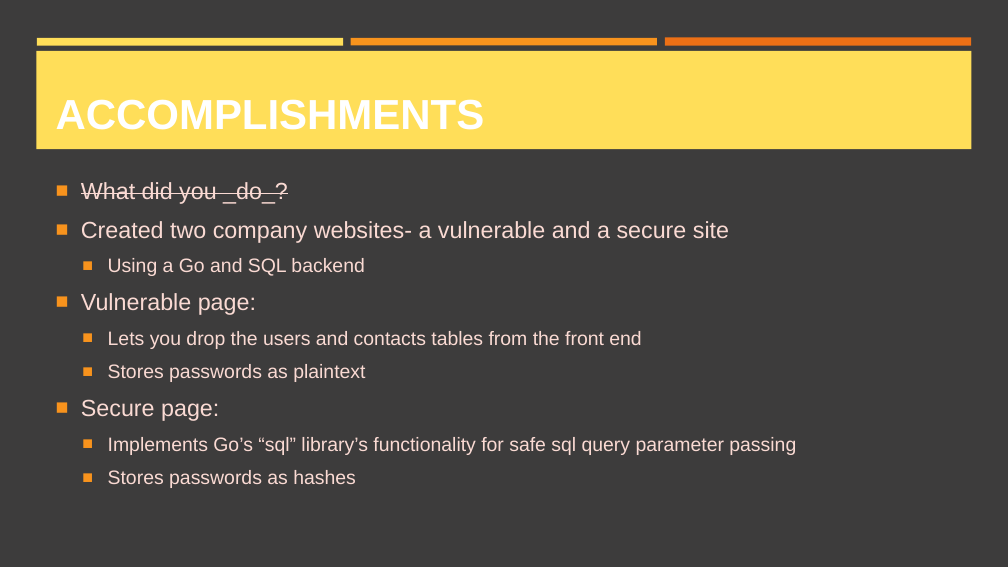
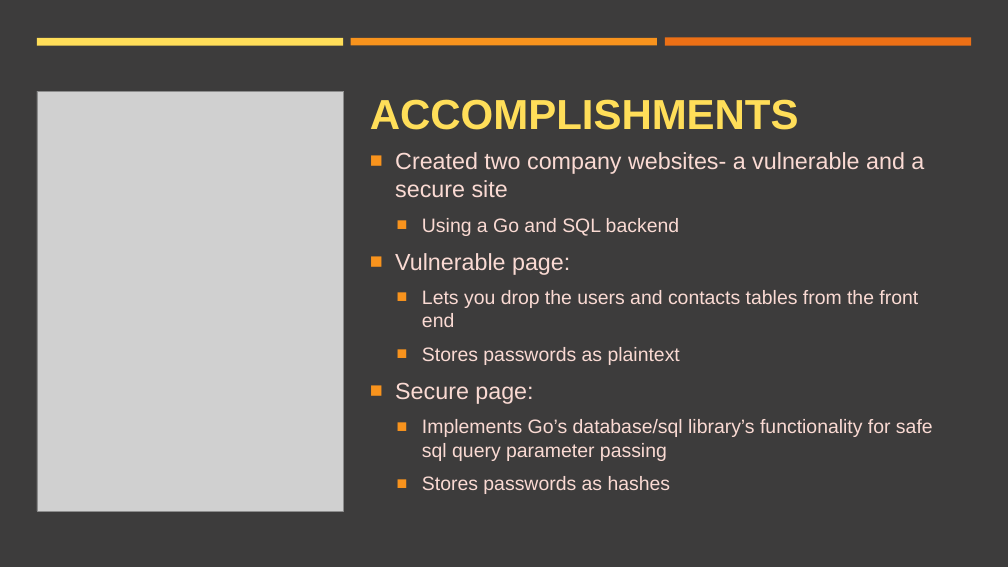
Before and after one commit to athoney/cosc3765_project, a slide deck: slide 3 of Project Presentation.pptx. Drawn at 1008x567 pixels with LibreOffice and Linux fonts; fonts in the diff are those of the drawing; grey boxes stand for pictures. Boxes give left, top, right and bottom in pixels: in the first picture for what was removed or moved away, otherwise in the second. Text is boxed around its words. In the diff, an @@ line names an element or a change of style, - is before the commit and + after.

Commit message:
Almost finalized project presentation (also now with pictures)

```diff
--- a/Project Presentation.pptx
+++ b/Project Presentation.pptx
@@ rectangle added at (x1=0, y1=0, x2=1008, y2=567), fill #3D3C3C @@
@@ rectangle removed at (x1=36, y1=51, x2=972, y2=149) @@
@@ title "ACCOMPLISHMENTS" moved from (x1=56, y1=99, x2=485, y2=130) to (x1=370, y1=99, x2=799, y2=130) @@
@@ title "ACCOMPLISHMENTS" at (x1=370, y1=99, x2=799, y2=130): text colour #FFFFFF to #FFDE59 @@
@@ picture added at (x1=37, y1=91, x2=344, y2=511) @@
@@ text "Created two company websites- a ..." moved from (x1=81, y1=182, x2=796, y2=488) to (x1=395, y1=152, x2=933, y2=494) @@
@@ text at (x1=81, y1=182, x2=288, y2=204): paragraph removed @@
-■ What did you _do_?
@@ text at (x1=422, y1=419, x2=933, y2=461): text changed @@
-  ■ Implements Go’s “sql” library’s functionality for safe sql query parameter passing
+  ■ Implements Go’s database/sql library’s functionality for safe sql query parameter passing
```
Also in this commit, not shown: 2 other slides changed, 1 slide added, 1 slide removed.
